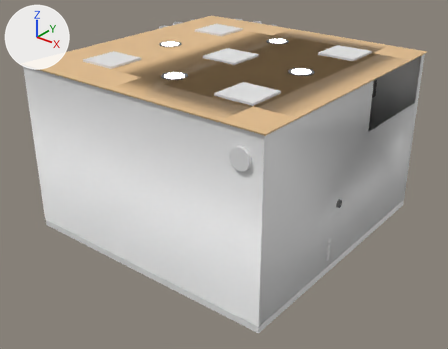
A saved change to the FBX model Assets/Models/Room Handle/HandleRoom.fbx.
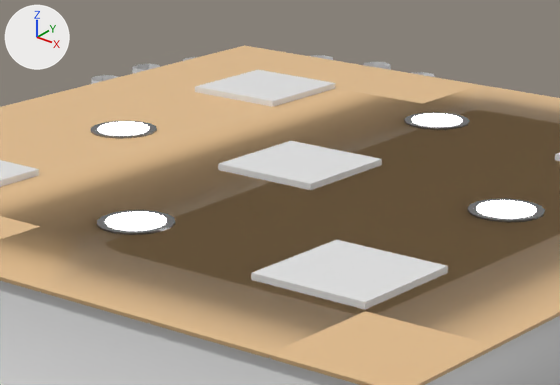
The first picture shows the older version from a 50 mm lens placed at (7.89, -10.08, 7.14), pointed at (0.03, -0.25, 1.04). The close-ups show both versions on the part from 29% to 71% of the width and 0% to 38% of the height of that picture; other places that the commit changed are outside them. Arrows for +X, +Y and +Z are at upper left; the lights stay in place. Where no turn or scale is listed for an object, it has been applied to the vertices. Vertices at the same position are counted once.

Before the edit, the objects in view are built like this:
```python
me_cube_020 = bpy.data.meshes.new('Cube.020')
me_cube_020.from_pydata(...)  # 1100 vertices, 590 faces; spans x -3.88..0.42, y -0.42..3.88, z -0.06..0.06
me_cylinder_031 = bpy.data.meshes.new('Cylinder.031')
me_cylinder_031.from_pydata(...)  # a 16-sided cylinder along z spanning x -0.2..0.2, y -0.2..0.2, z -0.03..0.03; a 16-sided cylinder along z spanning x -3.66..-3.26, y -0.2..0.2, z -0.03..0.03; a 16-sided cylinder along z spanning x -1.93..-1.53, y 1.53..1.93, z -0.03..0.03; a 16-sided cylinder along z spanning x -1.93..-1.53, y -1.93..-1.53, z -0.03..0.03
me_cylinder_031.materials.append(mat_light)  # white #e7e7e7
me_cylinder_034 = bpy.data.meshes.new('Cylinder.034')
me_cylinder_034.from_pydata(...)  # a 16-sided cylinder along z spanning x -0.25..0.25, y -0.25..0.25, z -0.03..0.03; a 16-sided cylinder along z spanning x 1.48..1.98, y -1.98..-1.48, z -0.03..0.03; a 16-sided cylinder along z spanning x -1.98..-1.48, y -1.98..-1.48, z -0.03..0.03; a 16-sided cylinder along z spanning x -0.25..0.25, y -3.71..-3.21, z -0.03..0.03
me_cylinder_034.materials.append(mat_lamp)  # grey #868686
me_roomboundaries_002 = bpy.data.meshes.new('RoomBoundaries.002')
me_roomboundaries_002.from_pydata(...)  # 276 vertices, 294 faces; spans x -5.62..0.43, y -5.62..0.43, z -0.01..0.01
me_roomboundaries_002.materials.append(mat_roomboundaries)  # beige #e7c08e
ob_ceil = bpy.data.objects.new('Ceil', me_roomboundaries_002)
ob_ceil.location = (2.624, 2.567, 3.66)
ob_fan = bpy.data.objects.new('Fan', me_cube_020)
ob_fan.location = (1.758, -1.751, 3.662)
ob_lamps = bpy.data.objects.new('Lamps', me_cylinder_031)
ob_lamps.location = (1.756, -0.021, 3.66)
ob_lamps_001 = bpy.data.objects.new('Lamps.001', me_cylinder_034)
ob_lamps_001.location = (0.027, 1.709, 3.66)
# also in view: 'Cube' at (0.0, 0.0, 1.85); 'Reactor' at (-1.6, 1.61, 1.84)
```
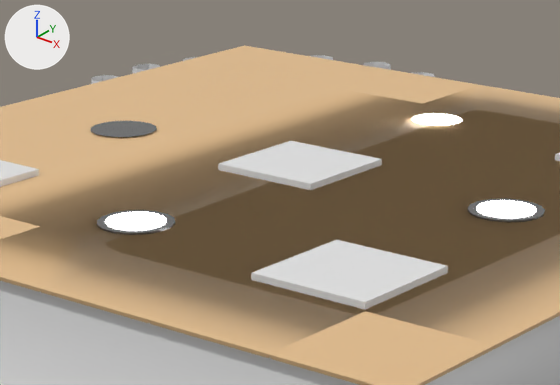
Where the change shows, as pixel boxes (x1, y1, x2, y2) in the close-ups (560 x 385 px):
'Fan', reshaped: before (0, 70, 560, 310); after (0, 141, 560, 310)
'Lamps.001', reshaped (7% shorter): before (91, 112, 545, 235); after (91, 121, 545, 235)
part 1 of me_cube_020, deleted: before (195, 70, 335, 107)
part 2 of me_cylinder_031, deleted: before (98, 122, 150, 135)
part 3 of me_cylinder_034, deleted: before (404, 112, 470, 130)
part 4 of me_cylinder_034, deleted: before (91, 130, 157, 139)

Diff of the bpy script that builds the scene:
```diff
--- a/Assets/Models/Room Handle/HandleRoom.fbx.py
+++ b/Assets/Models/Room Handle/HandleRoom.fbx.py
@@ me_cylinder_031 @@
 me_cylinder_031.from_pydata(...)  # 128 vertices, 72 faces; spans x -3.66..0.2, y -1.93..1.93, z -0.03..0.03
 # used by ob_lamps; location = (1.756, -0.021, 3.66)
+# me_cylinder_031 part 2: the loose piece of 32 vertices spanning x -3.66..-3.26, y -0.2..0.2, z -0.03..0.03 is deleted
 me_cylinder_031.materials.append(mat_light)
@@ me_cube_020 @@
 me_cube_020.from_pydata(...)  # 1100 vertices, 590 faces; spans x -3.88..0.42, y -0.42..3.88, z -0.06..0.06
 # used by ob_fan; location = (1.758, -1.751, 3.662)
+# me_cube_020 part 1: the loose piece of 220 vertices spanning x -3.88..-3.04, y 3.04..3.88, z -0.06..0.06 is deleted
@@ me_cylinder_034 @@
 # used by ob_lamps_001; location = (0.027, 1.709, 3.66)
-me_cylinder_034.from_pydata(...)  # 128 vertices, 72 faces; spans x -1.98..1.98, y -3.71..0.25, z -0.03..0.03
+me_cylinder_034.from_pydata(...)  # 80 vertices, 37 faces; spans x -1.98..1.98, y -3.71..-1.48, z -0.03..0.03
+# me_cylinder_034 part 3: the loose piece of 32 vertices spanning x -0.25..0.25, y -0.25..0.25, z -0.03..0.03 is deleted
+# me_cylinder_034 part 4
+# 16 vertices are removed from x -1.98..-1.48, y -1.98..-1.48, z -0.03
+# 17 faces are deleted
 me_cylinder_034.materials.append(mat_lamp)
```
